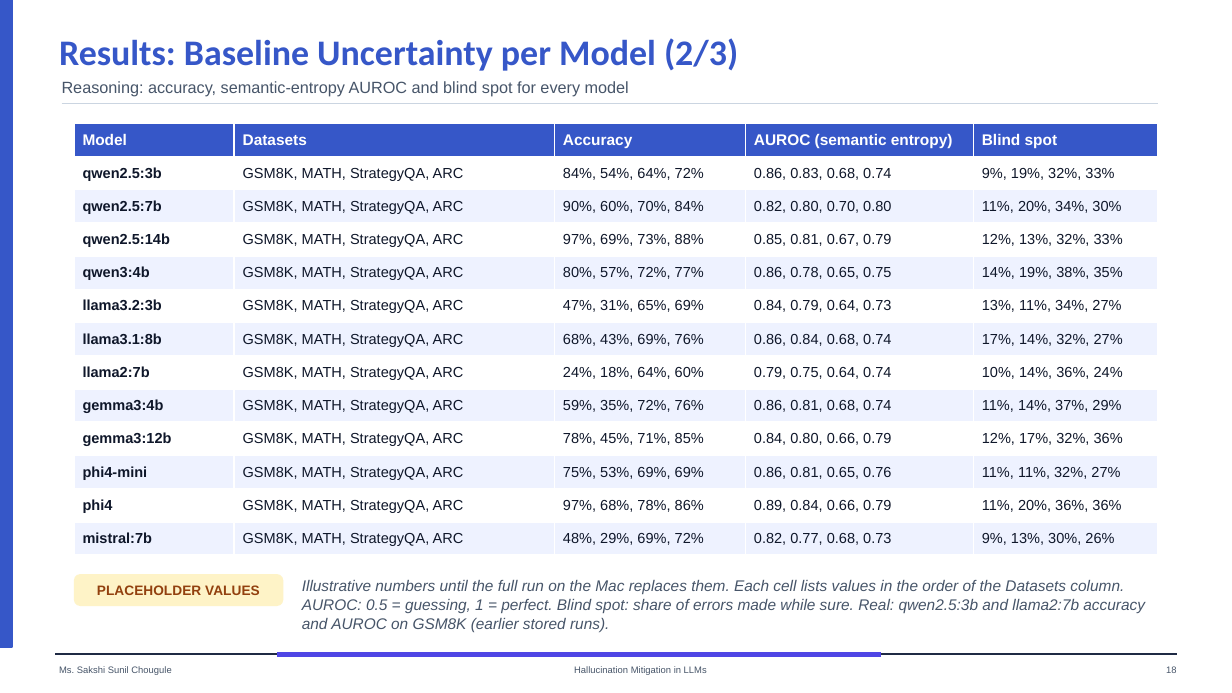
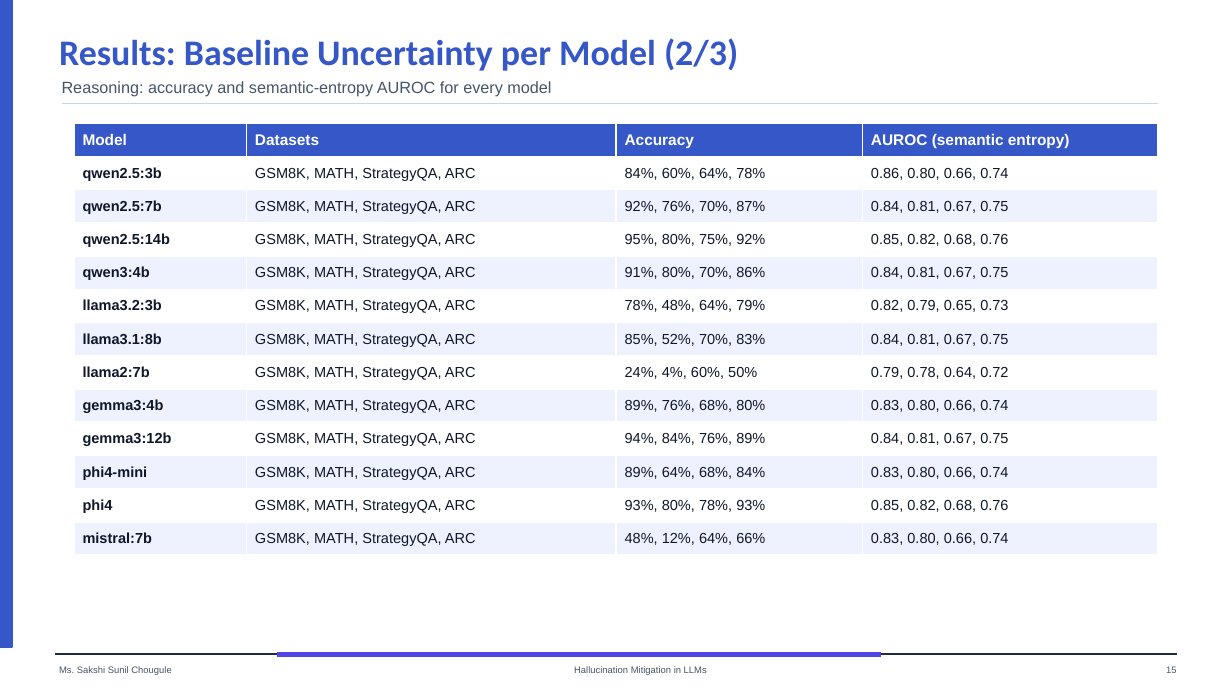
Before and after one commit to Hemant-Shashikant-Yadav/LLM-Hallucination, a slide deck: slide 15 of uncertainty/presentation/Phase1_Uncertainty_Study.pptx (slide 18 before the commit). Drawn at 1232x693 pixels with LibreOffice and Linux fonts; fonts in the diff are those of the drawing. Boxes give left, top, right and bottom in pixels: in the first picture for what was removed or moved away, otherwise in the second. Text is boxed around its words. In the diff, an @@ line names an element or a change of style, - is before the commit and + after.

```diff
--- a/uncertainty/presentation/Phase1_Uncertainty_Study.pptx
+++ b/uncertainty/presentation/Phase1_Uncertainty_Study.pptx
@@ text at [62,81,551,97]: text changed @@
-Reasoning: accuracy, semantic-entropy AUROC and blind spot for every model
+Reasoning: accuracy and semantic-entropy AUROC for every model
@@ table at [74,123,1158,556] @@
-column 3: Accuracy | 84%, 54%, 64%, 72% | 90%, 60%, 70%, 84% | 97%, 69%, 73%, 88% | 80%, 57%, 72%, 77% | 47%, 31%, 65%, 69% | 68%, 43%, 69%, 76% | 24%, 18%, 64%, 60% | 59%, 35%, 72%, 76% | 78%, 45%, 71%, 85% | 75%, 53%, 69%, 69% | 97%, 68%, 78%, 86% | 48%, 29%, 69%, 72%
-column 4: AUROC (semantic entropy) | 0.86, 0.83, 0.68, 0.74 | 0.82, 0.80, 0.70, 0.80 | 0.85, 0.81, 0.67, 0.79 | 0.86, 0.78, 0.65, 0.75 | 0.84, 0.79, 0.64, 0.73 | 0.86, 0.84, 0.68, 0.74 | 0.79, 0.75, 0.64, 0.74 | 0.86, 0.81, 0.68, 0.74 | 0.84, 0.80, 0.66, 0.79 | 0.86, 0.81, 0.65, 0.76 | 0.89, 0.84, 0.66, 0.79 | 0.82, 0.77, 0.68, 0.73
-column 5: Blind spot | 9%, 19%, 32%, 33% | 11%, 20%, 34%, 30% | 12%, 13%, 32%, 33% | 14%, 19%, 38%, 35% | 13%, 11%, 34%, 27% | 17%, 14%, 32%, 27% | 10%, 14%, 36%, 24% | 11%, 14%, 37%, 29% | 12%, 17%, 32%, 36% | 11%, 11%, 32%, 27% | 11%, 20%, 36%, 36% | 9%, 13%, 30%, 26%
+column 3: Accuracy | 84%, 60%, 64%, 78% | 92%, 76%, 70%, 87% | 95%, 80%, 75%, 92% | 91%, 80%, 70%, 86% | 78%, 48%, 64%, 79% | 85%, 52%, 70%, 83% | 24%, 4%, 60%, 50% | 89%, 76%, 68%, 80% | 94%, 84%, 76%, 89% | 89%, 64%, 68%, 84% | 93%, 80%, 78%, 93% | 48%, 12%, 64%, 66%
+column 4: AUROC (semantic entropy) | 0.86, 0.80, 0.66, 0.74 | 0.84, 0.81, 0.67, 0.75 | 0.85, 0.82, 0.68, 0.76 | 0.84, 0.81, 0.67, 0.75 | 0.82, 0.79, 0.65, 0.73 | 0.84, 0.81, 0.67, 0.75 | 0.79, 0.78, 0.64, 0.72 | 0.83, 0.80, 0.66, 0.74 | 0.84, 0.81, 0.67, 0.75 | 0.83, 0.80, 0.66, 0.74 | 0.85, 0.82, 0.68, 0.76 | 0.83, 0.80, 0.66, 0.74
@@ rounded rectangle removed at [74,574,283,606] @@
-PLACEHOLDER VALUES
@@ text removed at [302,580,1145,632] @@
-Illustrative numbers until the full run on the Mac replaces them. Each cell lists values in the order of the Datasets column. AUROC: 0.5 = guessing, 1 = perfect. Blind spot: share of errors made while sure. Real: qwen2.5:3b and llama2:7b accuracy and AUROC on GSM8K (earlier stored runs).
```
Also in this commit, not shown: 12 other slides changed, 1 slide added, 5 slides removed, 2 other files.
